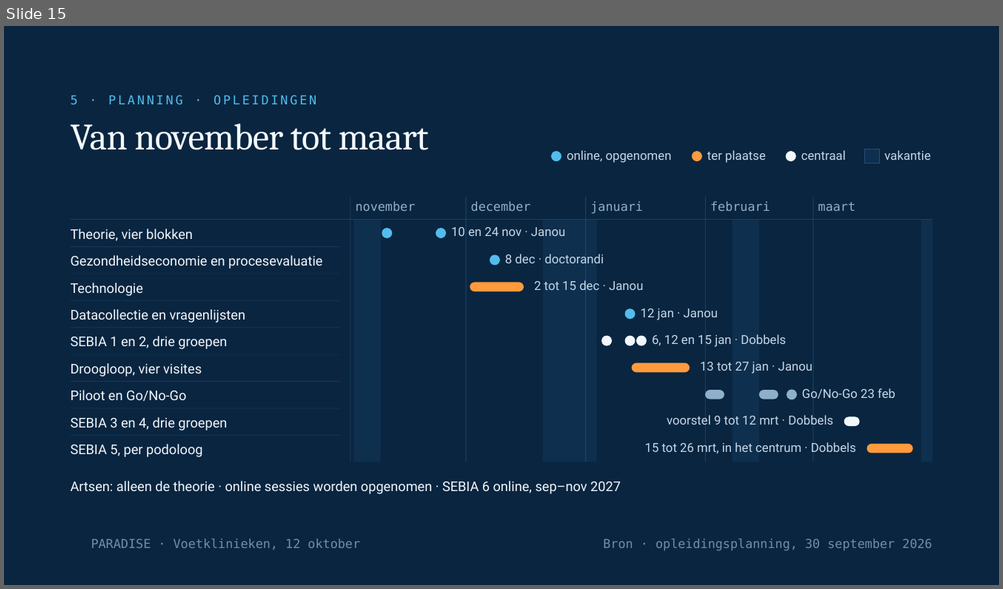
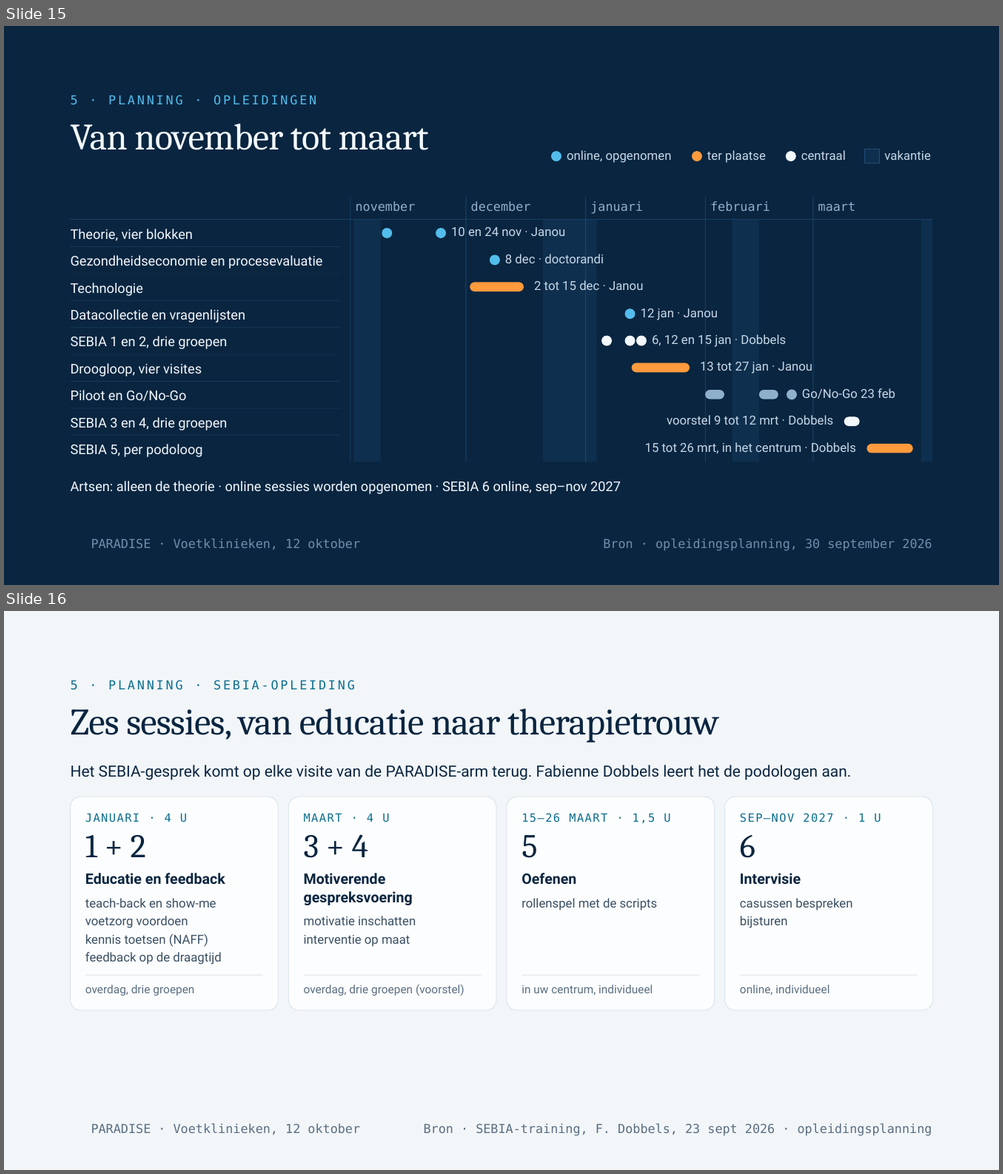
Before and after one commit to Dellfs/paradise-project, a slide deck: PARADISE_presentatie/webdecks/PARADISE_voetklinieken_12okt.pptx. Shown one above the other, each under a label of ours: slide 15 before the commit, slides 15 and 16 after it. The pictures are 1003x589 and 1003x1174 pixels, drawn with LibreOffice and Linux fonts; fonts in the diff are those of the drawing; background and template pictures are left out. Boxes give left, top, right and bottom in pixels: in the first picture for what was removed or moved away, otherwise in the second. Text is boxed around its words. In the diff, an @@ line names an element or a change of style, - is before the commit and + after.

```diff
--- a/PARADISE_presentatie/webdecks/PARADISE_voetklinieken_12okt.pptx
+++ b/PARADISE_presentatie/webdecks/PARADISE_voetklinieken_12okt.pptx
@@ slide 16 added at (4,611,999,1170), background #F2F6F9 @@
@@ text added at (71,680,355,690), 12 pt, text #0B6E8F @@
+5 · PLANNING · SEBIA-OPLEIDING
@@ text added at (71,709,719,743), 36 pt, text #0A2540 @@
+Zes sessies, van educatie naar therapietrouw
@@ text added at (71,765,851,780), 15 pt, text #0A2540 @@
+Het SEBIA-gesprek komt op elke visite van de PARADISE-arm terug. Fabienne Dobbels leert het de podologen aan.
@@ rounded rectangle added at (71,797,278,1011), fill #FCFDFE, outline #D3DFE8 0.5 pt @@
@@ rounded rectangle added at (288,797,495,1011), fill #FCFDFE, outline #D3DFE8 0.5 pt @@
@@ rounded rectangle added at (507,797,714,1011), fill #FCFDFE, outline #D3DFE8 0.5 pt @@
@@ rounded rectangle added at (725,797,932,1011), fill #FCFDFE, outline #D3DFE8 0.5 pt @@
@@ text added at (85,813,187,823), 11 pt, text #0B6E8F @@
+JANUARI · 4 U
@@ text added at (304,813,389,822), 11 pt, text #0B6E8F @@
+MAART · 4 U
@@ text added at (521,813,670,823), 11 pt, text #0B6E8F @@
+15–26 MAART · 1,5 U
@@ text added at (740,813,880,823), 11 pt, text #0B6E8F @@
+SEP–NOV 2027 · 1 U
@@ text added at (85,835,146,857), 32 pt, text #0A2540 @@
+1 + 2
@@ text added at (304,834,368,858), 32 pt, text #0A2540 @@
+3 + 4
@@ text added at (521,835,537,858), 32 pt, text #0A2540 @@
+5
@@ text added at (740,835,755,858), 32 pt, text #0A2540 @@
+6
@@ text added at (85,873,225,885), 14 pt, text #0A2540, bold @@
+Educatie en feedback
@@ text added at (304,873,412,906), 14 pt, text #0A2540, bold @@
+Motiverende gespreksvoering
@@ text added at (521,873,576,885), 14 pt, text #0A2540, bold @@
+Oefenen
@@ text added at (740,873,800,885), 14 pt, text #0A2540, bold @@
+Intervisie
@@ text added at (85,898,222,965), 12 pt, text #3A4F63 @@
+teach-back en show-me
+voetzorg voordoen
+kennis toetsen (NAFF)
+feedback op de draagtijd
@@ text added at (521,898,657,911), 12 pt, text #3A4F63 @@
+rollenspel met de scripts
@@ text added at (740,898,852,928), 12 pt, text #3A4F63 @@
+casussen bespreken
+bijsturen
@@ text added at (304,916,415,947), 12 pt, text #3A4F63 @@
+motivatie inschatten
+interventie op maat
@@ rectangle added at (85,975,263,976), fill #D3DFE8 @@
@@ text added at (85,985,194,996), 11 pt, text #5A6E80 @@
+overdag, drie groepen
@@ rectangle added at (303,975,481,976), fill #D3DFE8 @@
@@ text added at (304,985,464,996), 11 pt, text #5A6E80 @@
+overdag, drie groepen (voorstel)
@@ text added at (521,985,652,995), 11 pt, text #5A6E80 @@
+in uw centrum, individueel
@@ rectangle added at (522,975,700,976), fill #D3DFE8 @@
@@ rectangle added at (740,975,917,976), fill #D3DFE8 @@
@@ text added at (740,985,829,995), 11 pt, text #5A6E80 @@
+online, individueel
@@ text added at (91,1124,360,1136), 12 pt, text #5A6E80 @@
+PARADISE · Voetklinieken, 12 oktober
@@ text added at (424,1124,932,1136), 12 pt, text #5A6E80 @@
+Bron · SEBIA-training, F. Dobbels, 23 sept 2026 · opleidingsplanning
```
Also in this commit, not shown: 1 slide changed.
